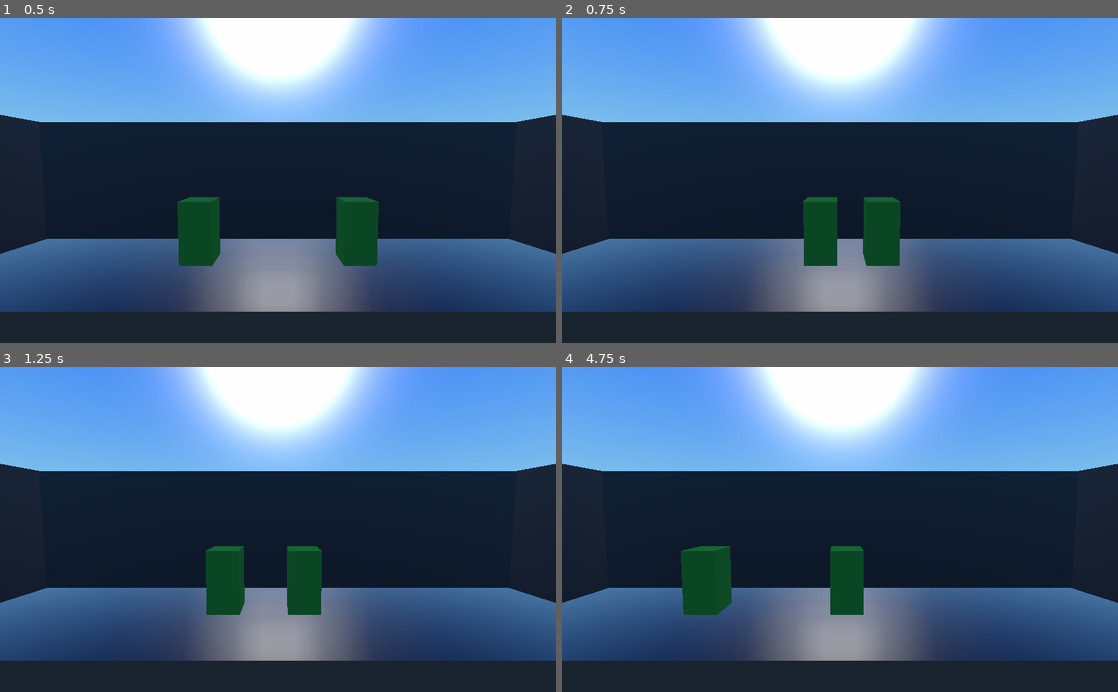
Above: before the commit, frames 1-4 (two rows, left to right).
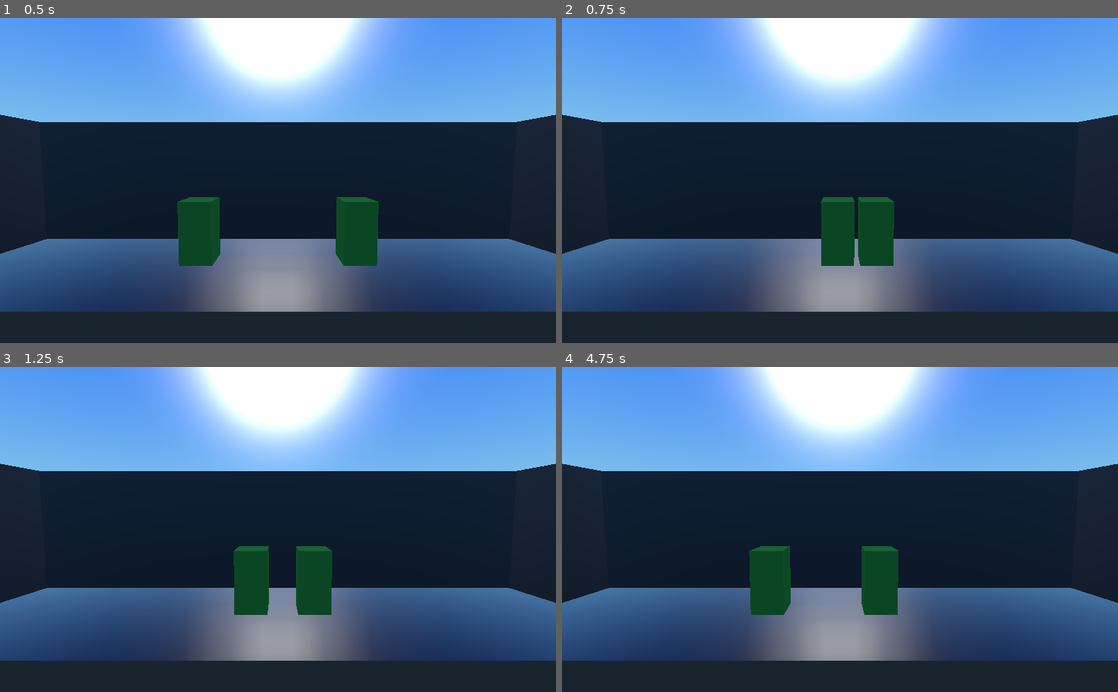
Above: after the commit, the same moments.

Repository: PARGroup/Movement-Test
Game: Godot game, scene res://scenes/Fight.tscn
The game is run twice, just before and just after one commit, with the same random seed, the same clock (stepped at 60 frames per second) and the same inputs.
Inputs:
- Up to frame 1 (0.5 s): no input
- Up to frame 2 (0.75 s): tap Enter at 0.5 s; hold D (player1_move_right) from 0.53 s (still down); tap Left (player2_move_left) at 0.6 s
- Up to frame 3 (1.25 s): keep holding D (player1_move_right)
- Up to frame 4 (4.75 s): release D (player1_move_right) at 1.28 s; hold A (player1_move_left) 1.28-2.03 s; tap Right (player2_move_right) at 1.35, 2.85, 4.35 s; hold D (player1_move_right) 2.03-3.53 s; tap Left (player2_move_left) at 2.1, 3.6 s; hold A (player1_move_left) from 3.53 s (still down)

Frame 1 is identical in both runs. In frame 2, 1.8% of the frame differs, in the area x 43-61%, y 55-77%; in frame 3, 2.8%; in frame 4, 5.8%, in the area x 21-61%, y 55-77%.

Commit message:
Simple re-arrangment.
Grouped constants more logically.

Diff:
--- a/scenes/Player.gd
+++ b/scenes/Player.gd
@@ -10,14 +10,16 @@
 
 onready var particles = $Particles
 
-const DASH_VEL = 20;
-const DASH_SPD = 0.4;
-const DASH_ACL = 8;
-const KNOCKBACK_VEL = 10;
-const KNOCKBACK_SPD = 0.3;
-const KNOCKBACK_ACL = 5
+const DASH_VEL = 30;
+const DASH_SPD = 0.2;
+const DASH_ACL = 10;
+const KNOCKBACK_VEL = 15;
+const KNOCKBACK_SPD = 0.1;
+const KNOCKBACK_ACL = 8
 
 const LEAP_BACK_SCALE = 0.5
+
+const INPUT_RETENTION_TIME = 0.5
 
 var IDLING = State.new(Vector3(0, 0, 0), 0, Vector3(0, 0, 0), StateType.IDLING)
 var DASHING = State.new(Vector3(DASH_VEL, 0, 0), DASH_SPD, Vector3(DASH_ACL, 0, 0), StateType.DASHING)
@@ -32,8 +34,6 @@
 var stateTime = 0
 
 var health = 100
-
-const INPUT_RETENTION_TIME = 0.5
 
 var inputCountdown = 0
 
